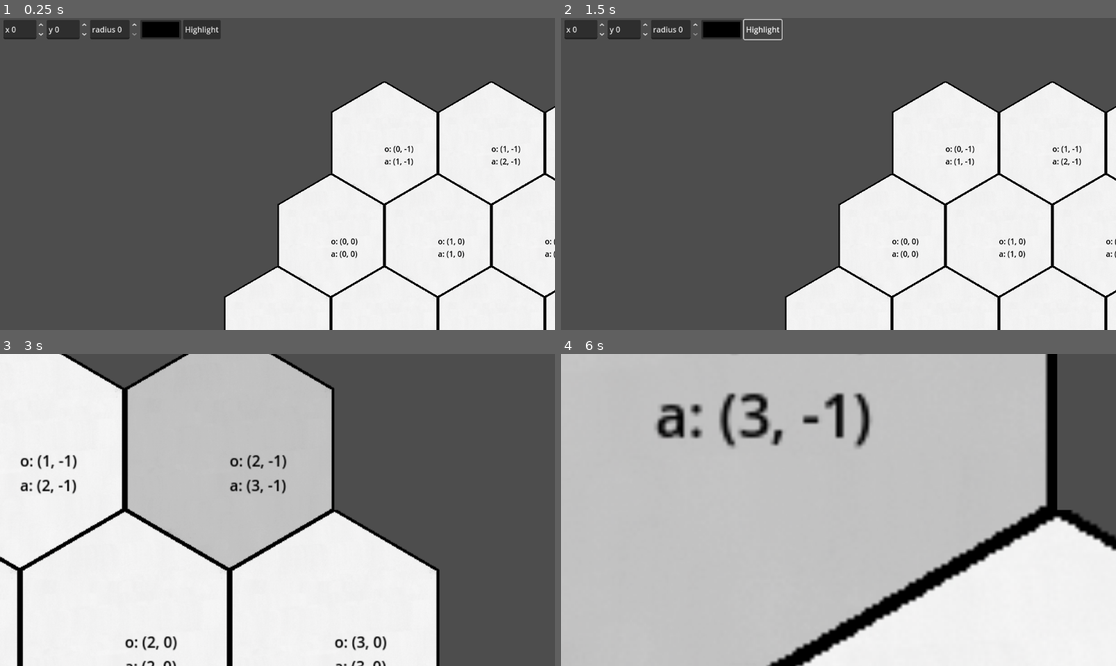
Above: before the commit, frames 1-4 (two rows, left to right).
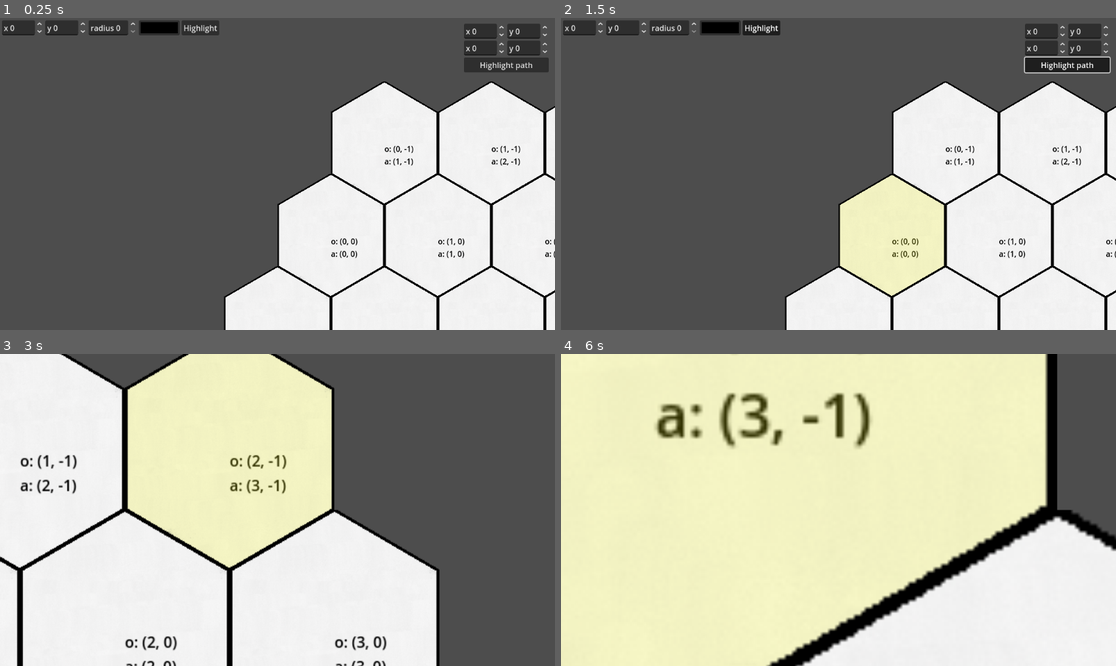
Above: after the commit, the same moments.

Repository: MHryciuk1/tactician
Game: Godot game, scene res://nodes/Tests/hex_grid_test.tscn
Two runs of this game, one before a commit and one after it. Both use one fixed random seed, a clock stepped at 60 frames per second and the inputs below. The project has no main scene, so this scene is started directly.
Inputs (mouse positions are in pixels of both pictures, inside the frame that each line leads up to):
- Up to frame 1 (0.25 s): no input
- Up to frame 2 (1.5 s): click "Highlight" at 0.5 s; click "Highlight" (after the commit: "Highlight path") at 1.25 s
- Up to frame 3 (3 s): tap Enter at 2 s; move the mouse to (399, 494) at 2.02 s; hold D (Right) 2.03-2.75 s; tap Mouse wheel up (Zoom_In) at 2.1 s; click (399, 494) at 2.17 s; drag from (166, 525) to (249, 572) at 2.77 s
- Up to frame 4 (6 s): tap Space at 3.5, 5 s; move the mouse to (894, 441) at 3.52 s; hold D (Right) 3.53-4.25 s; tap Mouse wheel up (Zoom_In) at 3.6, 5.1 s; tap Enter at 4.25 s; drag from (810, 572) to (672, 463) at 4.27 s; move the mouse to (1005, 556) at 5.02 s; hold A (Left) 5.03-5.75 s; drag from (672, 463) to (755, 432) at 5.77 s

The runs differ from the first frame. In frame 1, 2.6% of the frame differs, in the area x 0-99%, y 0-18%; in frame 2, 8.4%; in frame 3, 20%; in frame 4, 75%, in the area x 0-88%, y 0-100%.

Commit message:
basic pathfinding

Diff:
--- a/Scripts/hex_grid.gd
+++ b/Scripts/hex_grid.gd
@@ -7,8 +7,10 @@
 enum  {
 	CELL_LOCATION = 0,
 	CELL_MOVE_COST = 1,
-	CELL_OCCUPANT = 2
+	CELL_OCCUPANT = 2,
+	CELL_ID = 3
 }
+var pathfinding_graph = AStar2D.new()
 var cell_data : Dictionary = {}
 @export var hover_highlight_color : Color = Color.RED
 @onready var highlight_layer : TileMapLayer = %Highlight_Layer
@@ -23,14 +25,24 @@
 	return cell_data.get(cord)
 func _ready() -> void:
 	var cells = get_used_cells()
+	var to_connect : Array = []
 	for i in cells:
-		insert_to_cell_data([i,1,null], i)
+		var id = pathfinding_graph.get_available_point_id()
+		to_connect.append(id)
+		pathfinding_graph.add_point(id,i,1)
+		insert_to_cell_data([i,1,null, id], i)
 
 		var text = Label.new()
 		text.text=str("o: ",i,"\na: ", oddr_to_axial(i))
 		text.add_theme_color_override("font_color", Color(0, 0, 0))
 		text.position = map_to_local(i)
 		add_child(text)
+	for i in range(to_connect.size()):
+		var adj := get_surrounding_cells(cells[i])
+		for j in adj:
+			var data = get_cell_data(j)
+			if data:
+				pathfinding_graph.connect_points(to_connect[i],data[CELL_ID])
 	#print(cell_data)
 	#print(get_valid_spaces(Vector2i(1,1),1))
 
@@ -83,10 +95,27 @@
 				if with_data:
 					out.append(data)
 				else:
+					print(data[0])
 					out.append(data[0])
 	return out
 
-func get_hexes_along_path_to(unit : Node, cord : Vector2i) -> Array:
+func get_hexes_along_path_to(cord_a : Vector2i, cord_b : Vector2i, data : bool = false) -> Array:
+	var data_a = get_cell_data(cord_a)
+	var data_b = get_cell_data(cord_b)
+	if (not data_a) or (not data_b):
+		print("error in hex_grid.gd/get_hexes_along_path_to: one of the cells don't exist")
+		print(str("cord_a: ", cord_a))
+		print(str("cord_b: ", cord_b))
+		return []
+	var raw_path : PackedVector2Array = pathfinding_graph.get_point_path(data_a[CELL_ID], data_b[CELL_ID])
+	if not data:
+		return raw_path
+	var out : Array = []
+	for i in raw_path:
+		out.append(get_cell_data(i))
+	return out
+func get_all_posible_movement_locations(cord :Vector2i,distance : int) -> Array:
+
 	return []
 func highlight_hexes(hexes : Array, color : Color) -> void:
 	var erase : = true
--- a/Scripts/hex_grid_test.gd
+++ b/Scripts/hex_grid_test.gd
@@ -1,6 +1,5 @@
 extends Node2D
 @onready var hex_grid = $Hex_Grid
-
 
 func _on_highlight_toggled(toggled_on: bool) -> void:
 	var x =$Moveable_Camera/Highlight_Container/X.value
@@ -12,3 +11,17 @@
 		hex_grid.highlight_hexes(hexes,  color)
 	else:
 		hex_grid.highlight_hexes(hexes,  Color.WHITE)
+
+
+
+func _on_highlight_path_toggled(toggled_on: bool) -> void:
+	var x1 = $Moveable_Camera/Path_Container/Cord_1/X.value
+	var y1 = $Moveable_Camera/Path_Container/Cord_1/Y.value
+	var x2 = $Moveable_Camera/Path_Container/Cord_2/X.value
+	var y2 = $Moveable_Camera/Path_Container/Cord_2/Y.value
+	var hexes :Array =  hex_grid.get_hexes_along_path_to(Vector2i(x1,y1),Vector2i(x2,y2), false)
+	if not hexes.is_empty():
+		if(toggled_on):
+			hex_grid.highlight_hexes(hexes,  Color.YELLOW)
+		else:
+			hex_grid.highlight_hexes(hexes,  Color.WHITE)
--- a/nodes/Tests/hex_grid_test.tscn
+++ b/nodes/Tests/hex_grid_test.tscn
@@ -13,10 +13,10 @@
 [node name="Moveable_Camera" parent="." instance=ExtResource("3_w3wsi")]
 
 [node name="Highlight_Container" type="HBoxContainer" parent="Moveable_Camera"]
-offset_left = -569.0
-offset_top = -320.0
-offset_right = -118.0
-offset_bottom = -280.0
+offset_left = -572.0
+offset_top = -319.0
+offset_right = -121.0
+offset_bottom = -288.0
 
 [node name="X" type="SpinBox" parent="Moveable_Camera/Highlight_Container"]
 layout_mode = 2
@@ -43,4 +43,42 @@
 toggle_mode = true
 text = "Highlight"
 
+[node name="Path_Container" type="VBoxContainer" parent="Moveable_Camera"]
+offset_left = 387.0
+offset_top = -312.0
+offset_right = 563.0
+offset_bottom = -211.0
+
+[node name="Cord_1" type="HBoxContainer" parent="Moveable_Camera/Path_Container"]
+layout_mode = 2
+
+[node name="X" type="SpinBox" parent="Moveable_Camera/Path_Container/Cord_1"]
+layout_mode = 2
+min_value = -100.0
+prefix = "x"
+
+[node name="Y" type="SpinBox" parent="Moveable_Camera/Path_Container/Cord_1"]
+layout_mode = 2
+min_value = -100.0
+prefix = "y"
+
+[node name="Cord_2" type="HBoxContainer" parent="Moveable_Camera/Path_Container"]
+layout_mode = 2
+
+[node name="X" type="SpinBox" parent="Moveable_Camera/Path_Container/Cord_2"]
+layout_mode = 2
+min_value = -100.0
+prefix = "x"
+
+[node name="Y" type="SpinBox" parent="Moveable_Camera/Path_Container/Cord_2"]
+layout_mode = 2
+min_value = -100.0
+prefix = "y"
+
+[node name="Highlight" type="Button" parent="Moveable_Camera/Path_Container"]
+layout_mode = 2
+toggle_mode = true
+text = "Highlight path"
+
 [connection signal="toggled" from="Moveable_Camera/Highlight_Container/Highlight" to="." method="_on_highlight_toggled"]
+[connection signal="toggled" from="Moveable_Camera/Path_Container/Highlight" to="." method="_on_highlight_path_toggled"]
